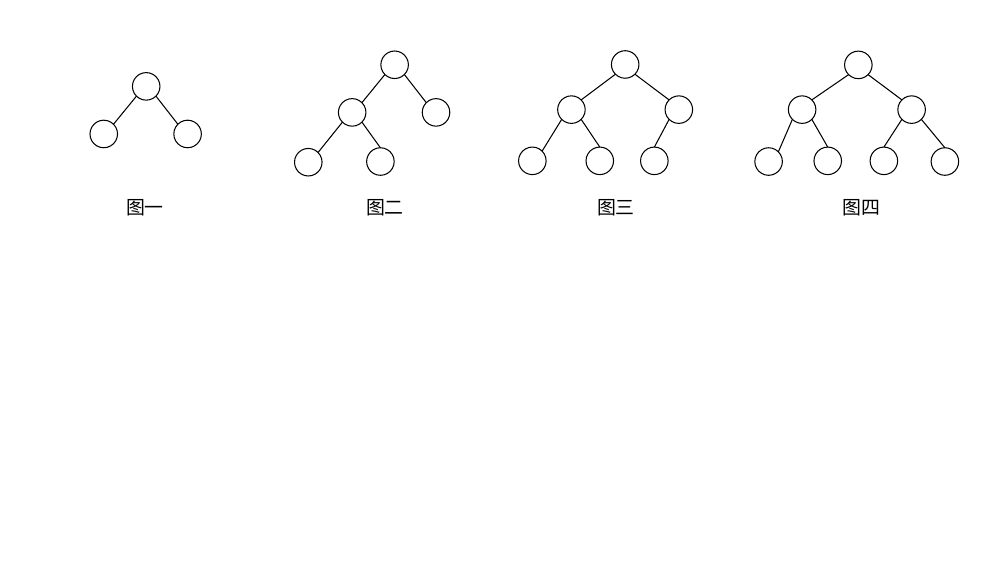
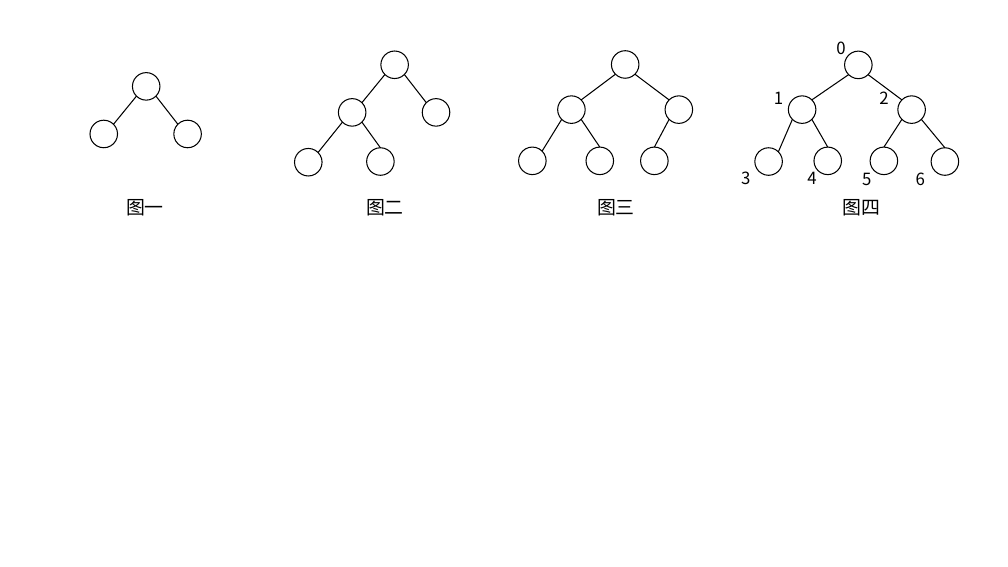
Before and after one commit to CoreLoop163/CoreLoopBooks, a slide deck: slide 11 of data_structure/assets/pics_and_ppts/ch4/画图用.pptx. Drawn at 1008x567 pixels with LibreOffice and Linux fonts; fonts in the diff are those of the drawing. Boxes give left, top, right and bottom in pixels: in the first picture for what was removed or moved away, otherwise in the second. Text is boxed around its words. In the diff, an @@ line names an element or a change of style, - is before the commit and + after.

```diff
--- a/data_structure/assets/pics_and_ppts/ch4/画图用.pptx
+++ b/data_structure/assets/pics_and_ppts/ch4/画图用.pptx
@@ text added at bbox=[836, 41, 845, 54], 16 pt, text #000000 @@
+0
@@ text added at bbox=[879, 87, 888, 104], 16 pt, text #000000 @@
+2
@@ text added at bbox=[774, 91, 783, 104], 16 pt, text #000000 @@
+1
@@ text added at bbox=[741, 171, 750, 185], 16 pt, text #000000 @@
+3
@@ text added at bbox=[807, 167, 816, 184], 16 pt, text #000000 @@
+4
@@ text added at bbox=[862, 172, 871, 186], 16 pt, text #000000 @@
+5
@@ text added at bbox=[916, 172, 925, 186], 16 pt, text #000000 @@
+6
```
Also in this commit, not shown: 41 other files.
